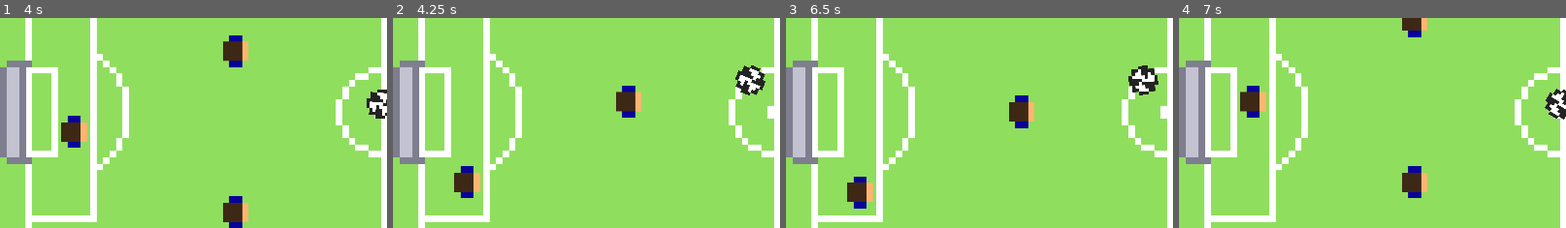
Above: before the commit, frames 1-4 (left to right).
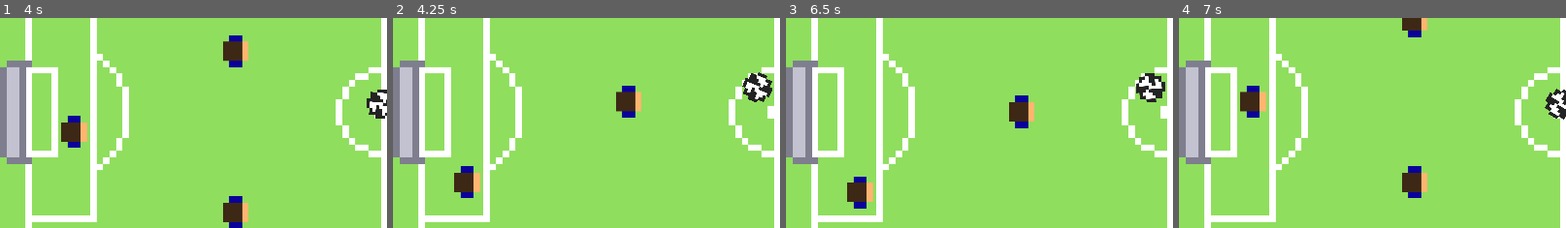
Above: after the commit, the same moments.

Repository: HephaistosForge/Boltzplatz
Game: Godot game, scene res://world.tscn
Same seed, same stepped clock (60 frames per second), same inputs: the game is played once before the commit and once after it. The engine's default icon, where the game draws it, is replaced by a stand-in: a white triangle on a blue panel in a dark square.
Inputs:
- Up to frame 1 (4 s): hold Down (down_player_right) 0.53-1.28 s; tap Space (space) every 0.75 s from 0.6 to 3.6 s; hold S (down_player_left) 1.28-2.03 s; hold Down (down_player_right) 2.03-2.78 s; hold W (up_player_left) 2.78-3.53 s; hold S (down_player_left) from 3.53 s (still down)
- Up to frame 2 (4.25 s): keep holding S (down_player_left)
- Up to frame 3 (6.5 s): tap Space (space) at 4.35, 5.1, 5.85 s; tap Enter at 5.75 s; release S (down_player_left) at 5.78 s; hold Down (down_player_right) from 5.78 s (still down)
- Up to frame 4 (7 s): release Down (down_player_right) at 6.53 s; hold W (up_player_left) from 6.53 s (still down); tap Space (space) at 6.6 s
The pictures show only the part of the screen within x 1-51%, y 30-80%; the shares and areas given below are measured in that part.

Frame 1 is identical in both runs. In frame 2, 0.9% of the frame differs, in the area x 88-98%, y 22-41%; in frame 3, 1.0%; in frame 4, nothing differs.

Commit message:
Add initial LevelManager

Diff:
--- /dev/null
+++ b/scenes/level_manager/level_manager.gd
@@ -0,0 +1,33 @@
+extends Node
+
+@export var level_settings: LEVEL_SETTINGS = LEVEL_SETTINGS.DEFAULT
+
+# Backgrounds
+@export var bg_default: CompressedTexture2D
+
+@onready var ball: RigidBody2D = get_parent().get_node("Ball")
+@onready var background: TextureRect = get_parent().get_node("Background")
+
+enum LEVEL_SETTINGS {
+	DEFAULT,
+	STREET
+}
+
+
+func _ready():
+	set_level_settings(level_settings)
+
+
+func set_level_settings(level_setting: int) -> void:
+	match level_setting as LEVEL_SETTINGS:
+		LEVEL_SETTINGS.DEFAULT:
+			_update_level_settings(700, bg_default)
+		LEVEL_SETTINGS.STREET:
+			_update_level_settings(1000, null)
+		_:
+			pass
+
+
+func _update_level_settings(new_velocity, background_texture: CompressedTexture2D) -> void:
+	ball.set_velocity(new_velocity)
+	background.texture = background_texture
--- /dev/null
+++ b/scenes/level_manager/level_manager.tscn
@@ -0,0 +1,8 @@
+[gd_scene load_steps=3 format=3 uid="uid://1mgb0nw1fxyl"]
+
+[ext_resource type="Script" path="res://scenes/level_manager/level_manager.gd" id="1_tbx17"]
+[ext_resource type="Texture2D" uid="uid://04nt4qyry8qh" path="res://icon.svg" id="2_xskcj"]
+
+[node name="LevelManager" type="Node"]
+script = ExtResource("1_tbx17")
+bg_default = ExtResource("2_xskcj")
--- a/world.tscn
+++ b/world.tscn
@@ -8,6 +8,8 @@
 [ext_resource type="PackedScene" uid="uid://q7wae6af5rl0" path="res://scenes/rods_with_figures/rod_with_two_figures.tscn" id="6_royt5"]
 [ext_resource type="PackedScene" uid="uid://cq3sbjobha5ku" path="res://scenes/rods_with_figures/rod_with_one_figure.tscn" id="7_0dwlg"]
 [ext_resource type="PackedScene" uid="uid://tlptqlhf13g2" path="res://scenes/goal/goal.tscn" id="7_a8vwf"]
+[ext_resource type="PackedScene" uid="uid://1mgb0nw1fxyl" path="res://scenes/level_manager/level_manager.tscn" id="9_l6n64"]
+[ext_resource type="Texture2D" uid="uid://cntkcyxu0g71w" path="res://assets/Spielfeld.png" id="10_iyd22"]
 
 [node name="World" type="Node2D"]
 
@@ -105,3 +107,6 @@
 
 [node name="Hotkey" type="Node" parent="."]
 script = ExtResource("6_2jd8d")
+
+[node name="LevelManager" parent="." instance=ExtResource("9_l6n64")]
+bg_default = ExtResource("10_iyd22")
Not shown: 1 places in world.tscn that only renumber resources
